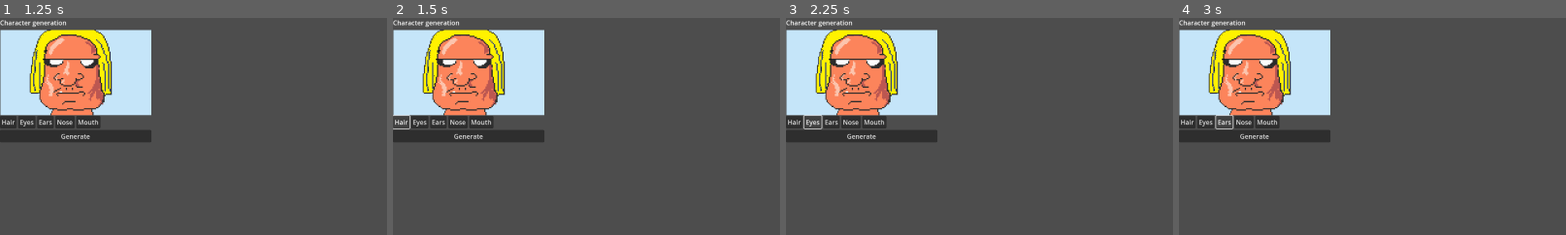
Above: before the commit, frames 1-4 (left to right).
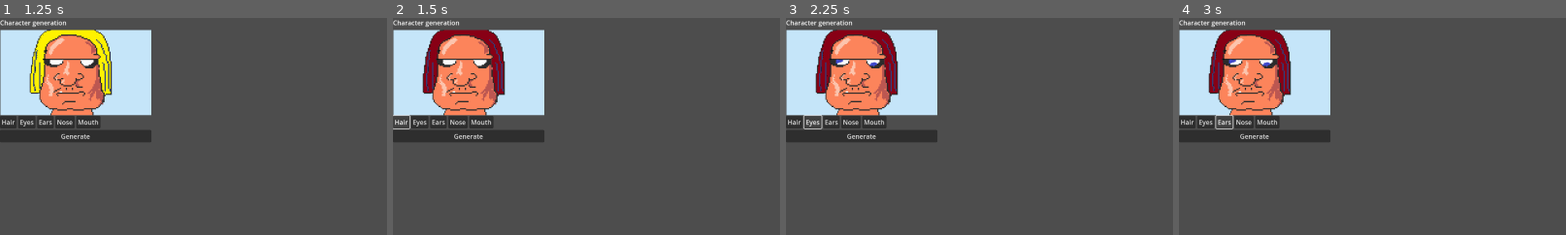
Above: after the commit, the same moments.

Repository: ekaktusz/anoobis
Game: Godot game, scene res://tinder_scene.tscn
Same seed, same stepped clock (60 frames per second), same inputs: the game is played once before the commit and once after it.
Inputs:
- Up to frame 1 (1.25 s): click "Generate a character" at 0.5 s
- Up to frame 2 (1.5 s): click "Hair" at 1.25 s
- Up to frame 3 (2.25 s): click "Eyes" at 2 s
- Up to frame 4 (3 s): click "Ears" at 2.75 s
The pictures show only the part of the screen within x 0-50%, y 0-50%; the shares and areas given below are measured in that part.

Frame 1 is identical in both runs. In frame 2, 2.0% of the frame differs, in the area x 7-29%, y 5-36%; in frame 3, 2.0%; in frame 4, 2.0%.

Commit message:
Face part generator buttons connected to script. Dummy assets are hard preloaded to script. On button press the face textures are updated to the next image.

Diff:
--- a/character_generator.gd
+++ b/character_generator.gd
@@ -1,4 +1,18 @@
 extends Node2D
+
+var hairs : Array = [
+	preload ("res://images/dummy_face_parts/hair1.png"),
+	preload ("res://images/dummy_face_parts/hair2.png"),
+	preload ("res://images/dummy_face_parts/hair3.png"),
+]
+
+var eyes : Array = [
+	preload ("res://images/dummy_face_parts/eyes1.png"),
+	preload ("res://images/dummy_face_parts/eyes2.png"),
+]
+
+var current_hair_id : int = 0
+var current_eye_id : int = 0
 
 
 # Called when the node enters the scene tree for the first time.
@@ -9,3 +23,25 @@
 # Called every frame. 'delta' is the elapsed time since the previous frame.
 func _process(delta: float) -> void:
 	pass
+
+
+func _on_hair_button_pressed() -> void:
+	current_hair_id += 1
+	$VBoxContainer/PortraitContainer/HairLayer/HairSprite.texture = hairs[current_hair_id]
+
+
+func _on_eyes_button_pressed() -> void:
+	current_eye_id += 1
+	$VBoxContainer/PortraitContainer/EyesLayer/EyesSprite.texture = eyes[current_eye_id]
+
+
+func _on_ears_button_pressed() -> void:
+	pass # Replace with function body.
+
+
+func _on_nose_button_pressed() -> void:
+	pass # Replace with function body.
+
+
+func _on_mouth_button_pressed() -> void:
+	pass # Replace with function body.
--- a/character_generator.tscn
+++ b/character_generator.tscn
@@ -82,3 +82,9 @@
 [node name="GenerateButton" type="Button" parent="VBoxContainer"]
 layout_mode = 2
 text = "Generate"
+
+[connection signal="pressed" from="VBoxContainer/GeneratePartsHBox/HairButton" to="." method="_on_hair_button_pressed"]
+[connection signal="pressed" from="VBoxContainer/GeneratePartsHBox/EyesButton" to="." method="_on_eyes_button_pressed"]
+[connection signal="pressed" from="VBoxContainer/GeneratePartsHBox/EarsButton" to="." method="_on_ears_button_pressed"]
+[connection signal="pressed" from="VBoxContainer/GeneratePartsHBox/NoseButton" to="." method="_on_nose_button_pressed"]
+[connection signal="pressed" from="VBoxContainer/GeneratePartsHBox/MouthButton" to="." method="_on_mouth_button_pressed"]
